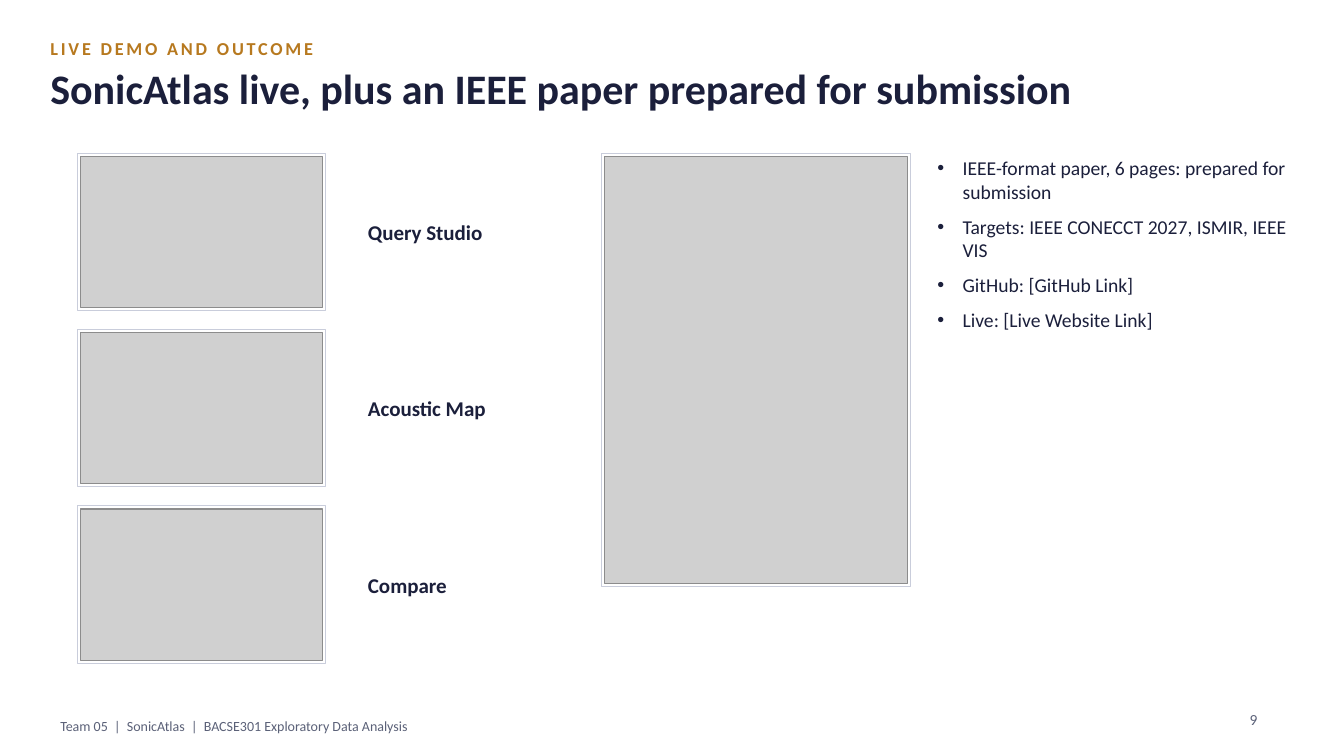
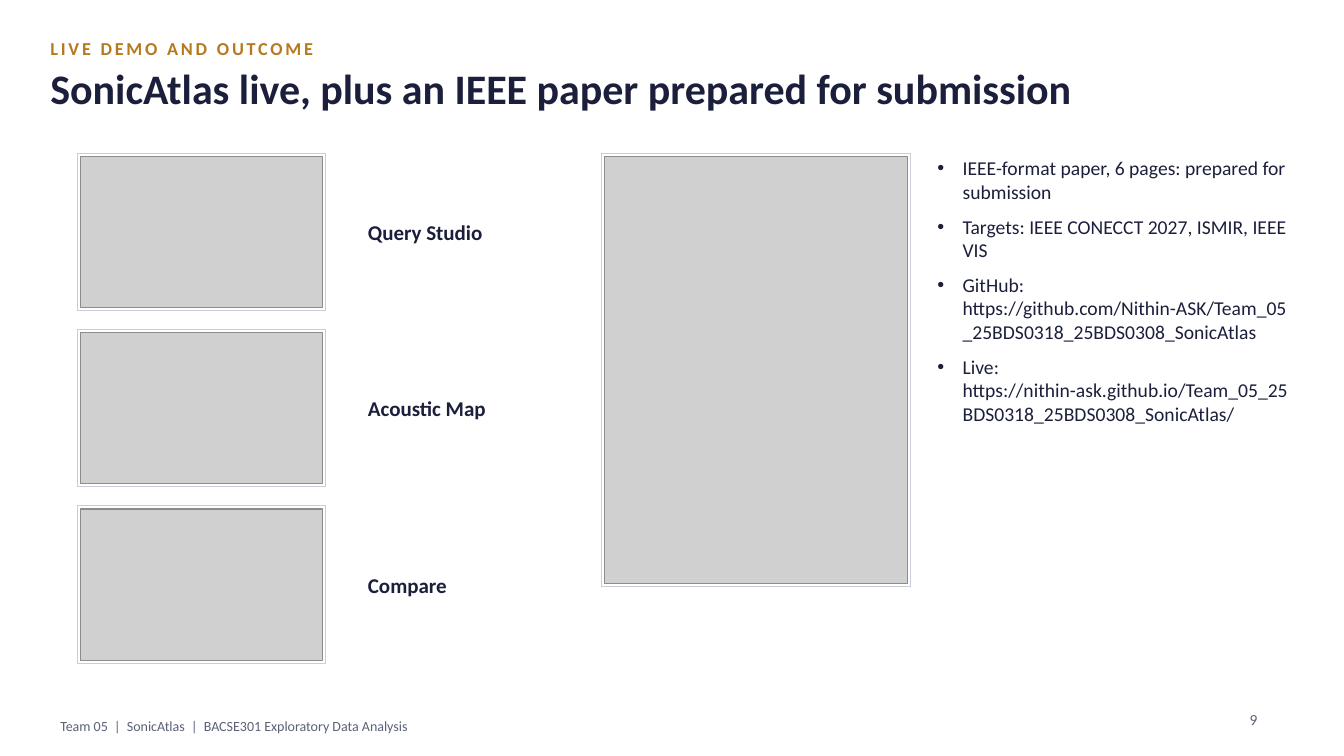
Before and after one commit to Nithin-ASK/Team_05_25BDS0318_25BDS0308_SonicAtlas, a slide deck: slide 9 of deliverables/Team_05_25BDS0318_25BDS0308_Final_PPT.pptx. Drawn at 1344x756 pixels with LibreOffice and Linux fonts; fonts in the diff are those of the drawing; grey boxes stand for pictures. Boxes give left, top, right and bottom in pixels: in the first picture for what was removed or moved away, otherwise in the second. Text is boxed around its words. In the diff, an @@ line names an element or a change of style, - is before the commit and + after.

```diff
--- a/deliverables/Team_05_25BDS0318_25BDS0308_Final_PPT.pptx
+++ b/deliverables/Team_05_25BDS0318_25BDS0308_Final_PPT.pptx
@@ text at <box>963,278,1288,424</box>: text changed @@
-• GitHub: [GitHub Link]
-• Live: [Live Website Link]
+• GitHub: https://github.com/Nithin-ASK/Team_05_25BDS0318_25BDS0308_SonicAtlas
+• Live: https://nithin-ask.github.io/Team_05_25BDS0318_25BDS0308_SonicAtlas/
```
Also in this commit, not shown: 37 other files.
